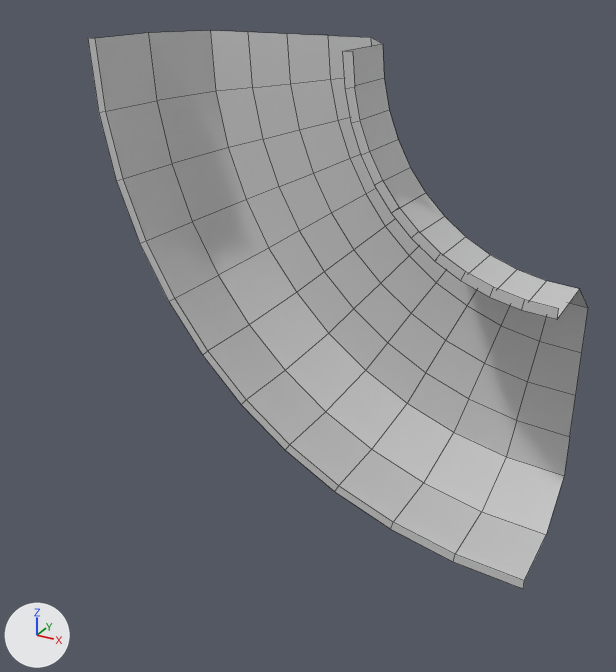
The FBX model Game/Assets/Art/FBX/Corner_5x5m.fbx, before and after one commit.
Both versions are drawn from a 50 mm camera at (1.39, -8.97, 4.22) aimed at (-2.52, -1.86, 0.66). Lighting does not change. The marker at lower left points along +X, +Y and +Z. Mesh edges are drawn as thin lines. Where no turn or scale is listed for an object, it has been applied to the vertices.

Objects in the first picture: 'Corner_5x5m'.
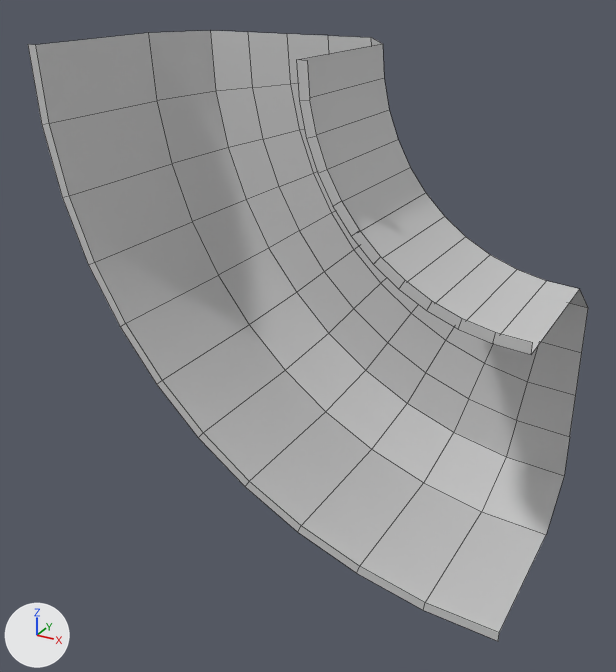
The newer file is also turned or shifted as a whole; pictures and numbers use the older file's frame.

Diff of the bpy script that builds the scene:
```diff
--- a/Game/Assets/Art/FBX/Corner_5x5m.fbx.py
+++ b/Game/Assets/Art/FBX/Corner_5x5m.fbx.py
@@ me_mesh @@
 # used by ob_corner_5x5m; location = (0.0, 0.0, 0.0)
-me_mesh.from_pydata(...)  # 132 vertices, 110 faces; spans x -5.0..0.0, y -2.0..-0.55, z -1.5..3.5
+me_mesh.from_pydata(...)  # 132 vertices, 110 faces; spans x -5.0..0.0, y -2.82..-0.55, z -1.5..3.5
+# me_mesh part 1: all 24 vertices in x -2.1..0.0, y -2.0, z 1.4..3.5 are moved by (0.0, -0.82, 0.0)
+# me_mesh part 2: 22 of the vertices in x -5.0..-0.72, y -2.0, z -1.45..3.5 are moved by (0.0, -0.82, 0.0)
+# me_mesh part 3: 2 of the vertices in x 0.0, y -2.0, z -1.5..-1.4 are moved by (0.0, -0.82, 0.0)
 me_mesh.materials.append(mat_util_grey)
```

Boxes (x1, y1, x2, y2) around the edits, measured in the pictures (616 x 672 px; the box of a moved part takes in the faces that stretch with it):
'Corner_5x5m', reshaped (12% wider, 9% taller): before (88, 31, 588, 589); after (28, 31, 588, 641)
part 1 of me_mesh, moved or reshaped: before (342, 44, 579, 319); after (296, 44, 579, 354)
part 2 of me_mesh, moved or reshaped: before (88, 33, 481, 562); after (28, 33, 481, 610)
part 3 of me_mesh, moved or reshaped: before (453, 512, 546, 589); after (424, 512, 546, 641)
